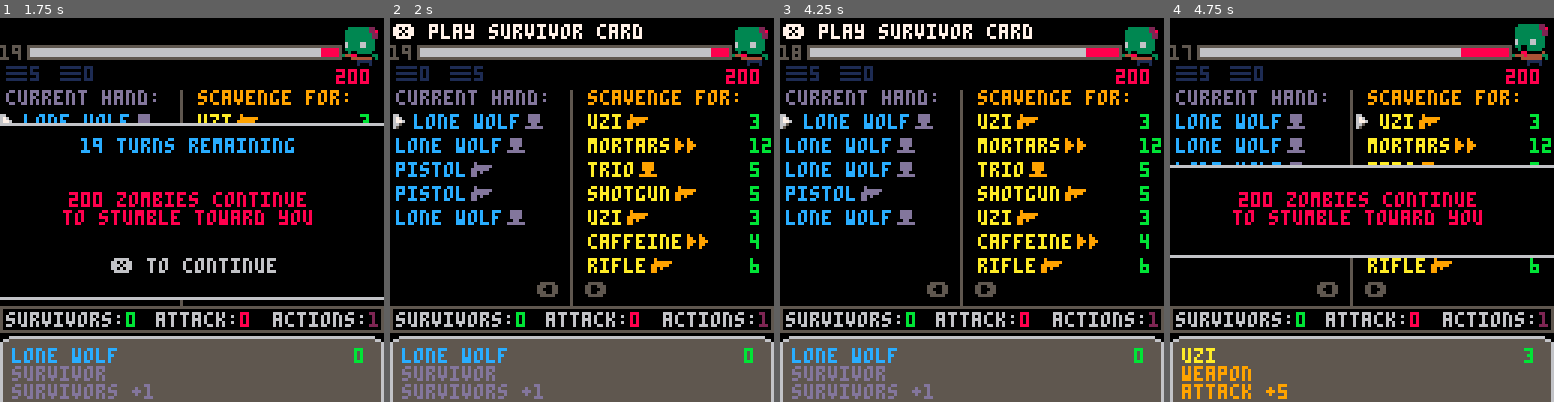
Above: before the commit, frames 1-4 (left to right).
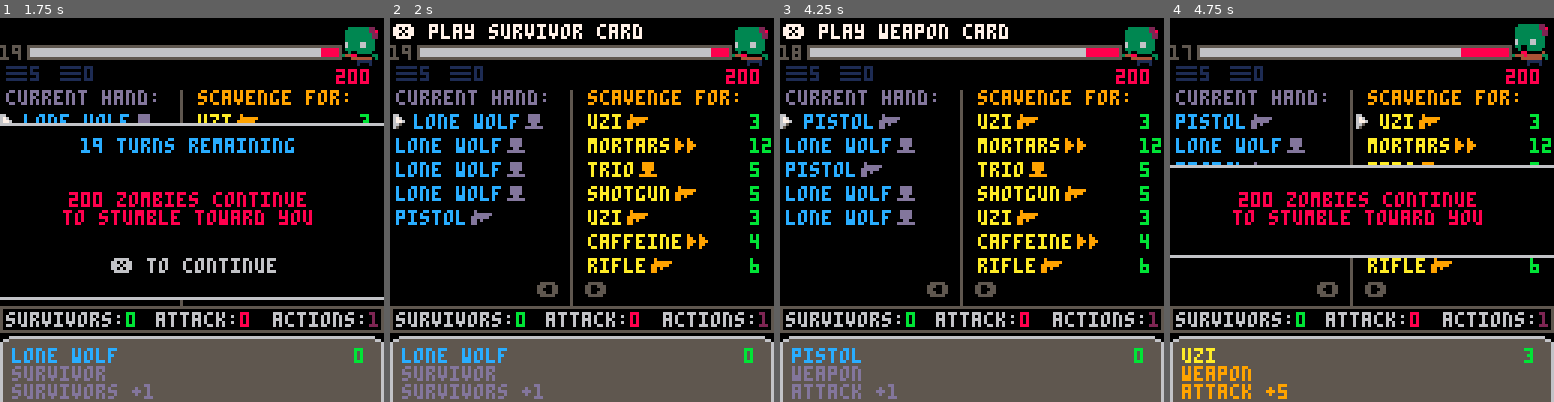
Above: after the commit, the same moments.

Repository: jeff-adams/pico8
Game: PICO-8 cartridge dev/zombie.p8
Same seed, same stepped clock (60 frames per second), same inputs: the game is played once before the commit and once after it.
Inputs:
- Up to frame 1 (1.75 s): tap X (X key) at 0.33, 1.07 s; tap O (Z key) at 0.7, 1.7 s; hold Right from 1.6 s (still down)
- Up to frame 2 (2 s): keep holding Right; tap X (X key) at 1.85 s
- Up to frame 3 (4.25 s): release Right at 2.1 s; tap O (Z key) every 0.4 s from 2.1 to 4.1 s; hold Up 2.15-2.42 s; hold Right 2.47-3.03 s; tap X (X key) at 2.97, 4.08 s; hold Left 3.08-3.58 s; hold Down 3.63-3.97 s; hold Right from 4.02 s (still down)
- Up to frame 4 (4.75 s): tap O (Z key) at 4.5 s; release Right at 4.68 s; hold Up from 4.73 s (still down)

Frame 1 is identical in both runs. In frame 2, 1.9% of the frame differs, in the area x 2-36%, y 13-54%; in frame 3, 3.8%, in the area x 2-66%, y 1-100%; in frame 4, 0.7%.

Commit message:
Refactor init functions, adding fade back to main menu

Diff:
--- a/dev/zombie.p8
+++ b/dev/zombie.p8
@@ -13,7 +13,6 @@
 --splash page pixel art
 
 --◆fixes
---trashing bug:current card?
 --balance cards
 
 --◆extras
@@ -24,8 +23,8 @@
 function _init()
 	globals()
 	timers()
+	init_player()
 	init_scavenge()
-	init_player()
 	change_state(update_menu,draw_menu)
 end
 
@@ -46,28 +45,14 @@
 
 function globals()
 	shuffle_cards=shuffle
-	draw=shuffle_cards(create_draw())
-	deck=shuffle_cards(create_deck())
-	discard={}
-	hand={}
-	scavenge={}
-	trash={}
-	acts=0
-	surv=0
-	atk=0
 	turns=20
 	horde=200
-	current={card={},sel=1,cards=hand}
 	messages=nil
 	messi=1
-	is_player_turn=true
-	played={}
 	selector={frames={32,33},speed=4}
 	debug={}
-	win=nil
 	previous={update=update_menu,draw=draw_menu}
 	b={pressed=❎,start=0,action=nil}
-	showncards_start=0
 	cardicons={survivor=3,weapon=4,action=5}
 	numbers={}
 end
@@ -233,24 +218,29 @@
 end
 
 function init_scavenge()
+ scavenge={}
+ deck=shuffle_cards(create_deck())
  for i=1,7 do
  	refresh_scavenge()
  end
 end
 
 function init_player()
+	discard={}
+	hand={}
+	played={}
+	current={card={},sel=1,cards=hand}
+	draw=shuffle_cards(create_draw())
+	draw_cards(5)
 	acts=1
 	atk=0
 	surv=0
-	hand={}
-	current.card={}
-	draw_cards(5)
-	current.cards=hand
 	is_player_turn=true
-	showcards_start=0
+	win=nil
+	showncards_start=0
 end
 -->8
---logic
+--utilities
 
 function shuffle(objs)
 	for i=#objs,2,-1 do
@@ -301,6 +291,55 @@
   end
 end
 
+function change_state(_update,_draw)
+	previous={update=update_state,draw=draw_state}
+	update_state=_update
+	draw_state=_draw
+end
+
+function previous_state()
+	local _p=previous
+	change_state(_p.update,_p.draw)
+end
+-->8
+--actions
+
+function draw_action(_amount)
+	draw_cards(_amount)
+end
+
+function trash_action(_amount)
+	current.sel=1
+	selector.frames={34,35}
+	change_state(update_trash,draw_trash)
+end
+
+function action_action(_amount)
+	acts+=_amount
+end
+
+function surv_action(_amount)
+	surv+=_amount
+end
+
+function scavenge_action(_amount)
+	scvng+=_amount
+end
+
+function attack_action(_amount)
+	atk+=_amount
+end
+
+function trash_card()
+	deli(hand,current.sel)
+	if current.sel!=1 then
+		previous_card()
+	else
+		current.card=hand[current.sel]
+	end
+	previous_state()
+end
+
 function win_check()
 	if horde<=0 then
 		sfx(5)
@@ -311,63 +350,6 @@
 		win=false
 		change_state(update_gameover,draw_gameover)
 	end
-end
-
-function change_state(_update,_draw)
-	previous={update=update_state,draw=draw_state}
-	update_state=_update
-	draw_state=_draw
-end
-
-function previous_state()
-	local _p=previous
-	change_state(_p.update,_p.draw)
-end
-
-function cards_contain(_cards,_ctype)
-	local _result=false
-	for _c in all(_cards) do
-		if _c.ctype==_ctype then
-			_result=true
-		end
-	end
-	return _result
-end
--->8
---actions
-
-function draw_action(_amount)
-	draw_cards(_amount)
-end
-
-function trash_action(_amount)
-	current.sel=1
-	selector.frames={34,35}
-	change_state(update_trash,draw_trash)
-end
-
-function action_action(_amount)
-	acts+=_amount
-end
-
-function surv_action(_amount)
-	surv+=_amount
-end
-
-function scavenge_action(_amount)
-	scvng+=_amount
-end
-
-function attack_action(_amount)
-	atk+=_amount
-end
-
-function trash_card()
-	del(hand,hand[current.sel])
-	if current.sel!=1 then
-		previous_card()
-	end
-	previous_state()
 end
 
 function end_turn()
@@ -507,6 +489,16 @@
 	current.sel=_sel
 	current.card=current.cards[_sel]
 end
+
+function cards_contain(_cards,_ctype)
+	local _result=false
+	for _c in all(_cards) do
+		if _c.ctype==_ctype then
+			_result=true
+		end
+	end
+	return _result
+end
 -->8
 --update
 
@@ -635,7 +627,11 @@
 
 function update_gameover()
 	if btnp(❎) then
-		_init()
+		fadeout()
+		globals()
+		init_player()
+		init_scavenge()
+		change_state(update_menu,draw_menu)
 	end
 end
 
@@ -655,9 +651,9 @@
 
 function update_tutorial()
 	if btnp(🅾️) then
-		b={pressed=🅾️,start=time(),action=function() change_state(update_menu,draw_menu) end}
-		sfx(6)
-		change_state(update_btnhold,draw_tutorial)
+		sfx(8)
+		fadeout()
+		change_state(update_menu,draw_menu)
 	end
 end
 
